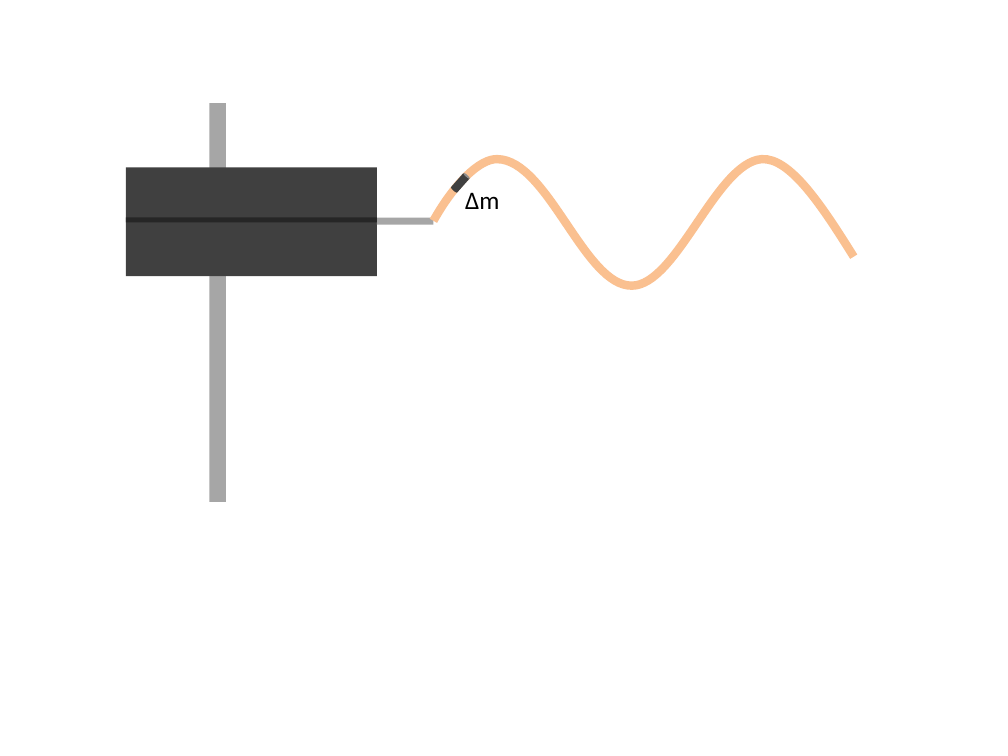
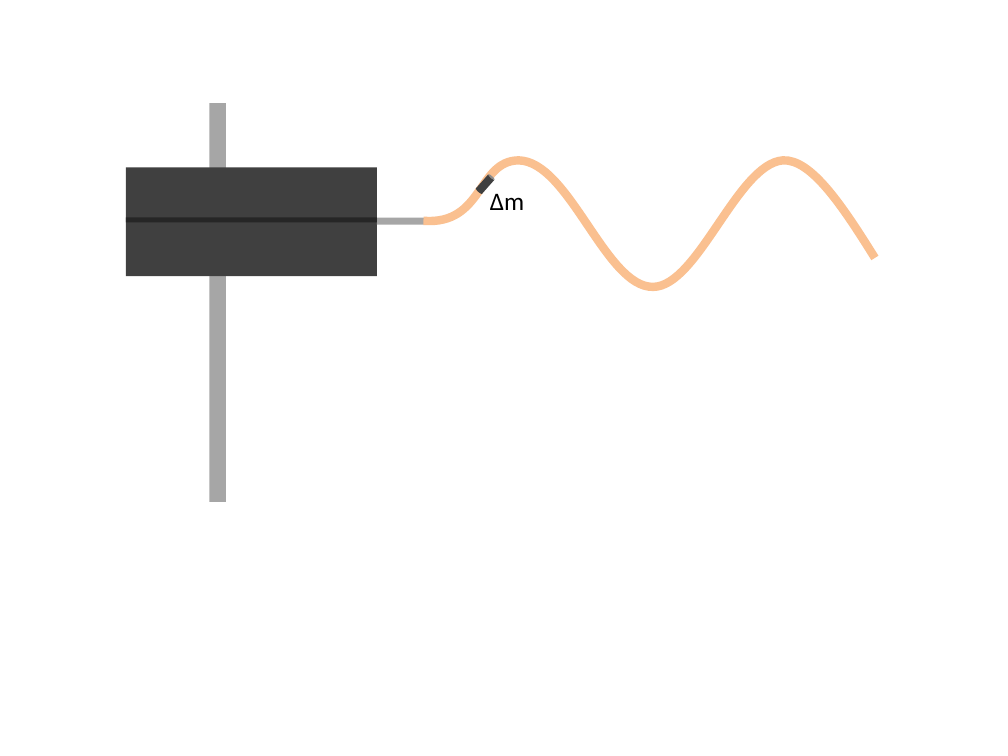
Before and after one commit to rtlines/Introductory-Physics-II, a slide deck: slide 3 of Lecture_Slides/PH 123 Lecture 06.pptx. Drawn at 1008x756 pixels with LibreOffice and Linux fonts; fonts in the diff are those of the drawing. Boxes give left, top, right and bottom in pixels: in the first picture for what was removed or moved away, otherwise in the second. Text is boxed around its words. In the diff, an @@ line names an element or a change of style, - is before the commit and + after.

```diff
--- a/Lecture_Slides/PH 123 Lecture 06.pptx
+++ b/Lecture_Slides/PH 123 Lecture 06.pptx
@@ freeform shape: place and size @@
-freeform shape at bbox=[433, 159, 854, 286]
+freeform shape at bbox=[423, 160, 875, 287]
@@ cylinder: place and size @@
-cylinder at bbox=[451, 172, 471, 194]
+cylinder at bbox=[475, 173, 495, 195]
@@ text "Δm": place and size @@
-text "Δm" at bbox=[465, 192, 499, 209]
+text "Δm" at bbox=[490, 193, 524, 210]
```
Also in this commit, not shown: 1 other slide changed, 25 other files.
